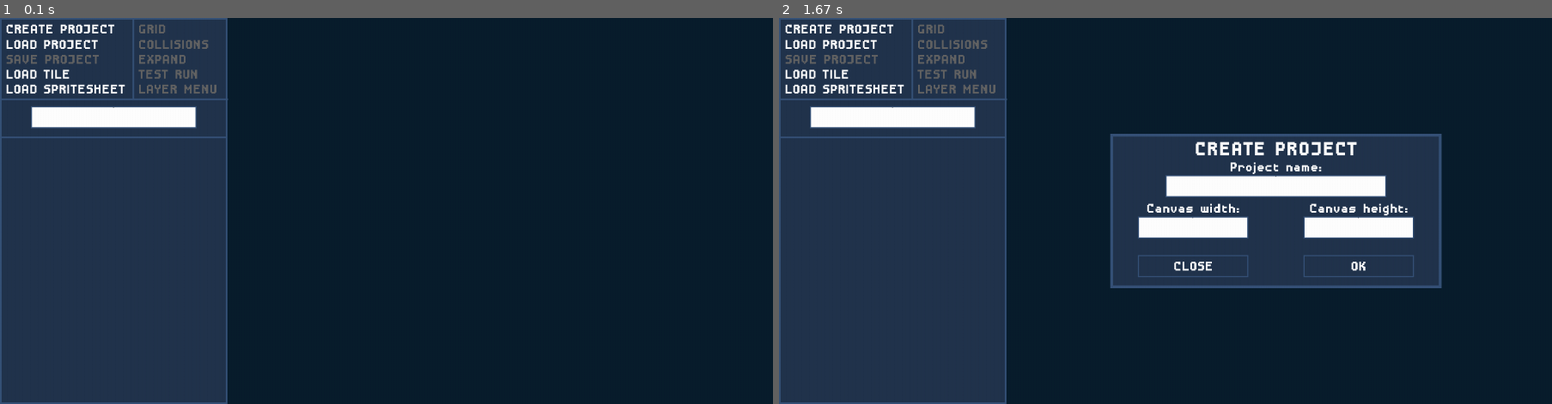
Above: before the commit, frames 1-2 (left to right).
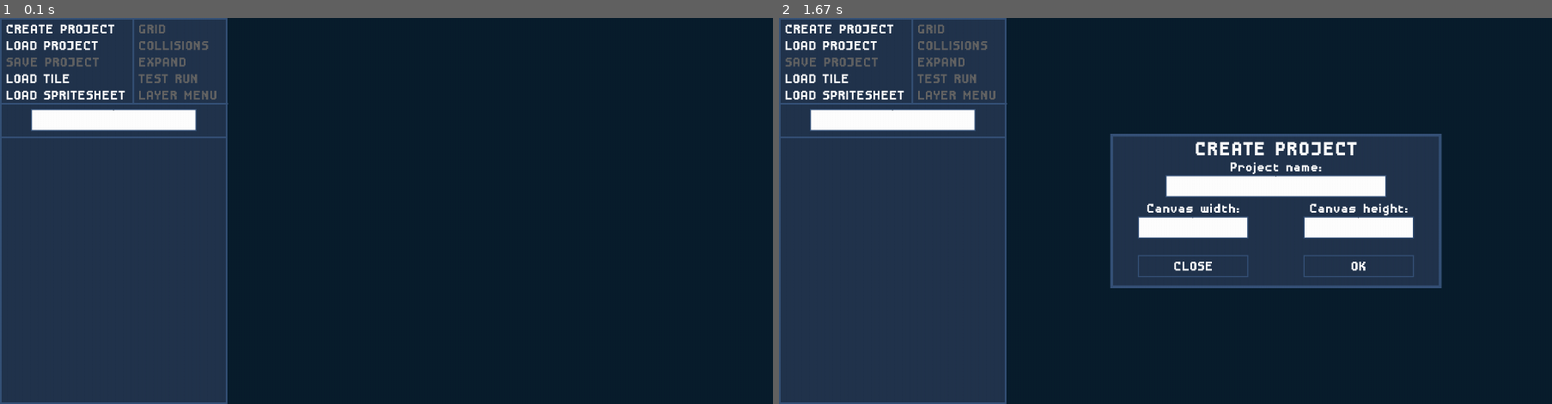
Above: after the commit, the same moments.

Repository: ImYourDope/PyGameLevelDesigner
Game: pygame game, started from main.py
The game is run twice, just before and just after one commit, with the same random seed, the same clock (stepped at 60 frames per second) and the same inputs.
Inputs:
- Up to frame 1 (0.1 s): no input
- Up to frame 2 (1.67 s): click "CREATE PROJECT" at 0.38 s

The runs differ from the first frame. In frame 1, 1.8% of the frame differs, in the area x 0-30%, y 5-30%; in frame 2, 1.8%.

Commit message:
Added collision canvas and inactive text buttons finished

Diff:
--- a/canvas.py
+++ b/canvas.py
@@ -1,8 +1,9 @@
 from enum import Enum
-
+from XMLparser import *
 from interface import Grid
 from settings import *
 from tile import Tile
+from supportfunctions import *
 
 right_arrow_cursor = None
 left_arrow_cursor = None
@@ -29,11 +30,18 @@
 
 
 def switch_canvas():
+    xml = XMLParser('main.xml')
+    layout = xml.read_dom()
     a = state_manager.get('active_canvas')
     state_manager.get('inactive_canvas').pos = state_manager.get('active_canvas').pos
     state_manager.set('active_canvas', state_manager.get('inactive_canvas'))
     state_manager.set('inactive_canvas', a)
+    if state_manager.get('main_on'):
+        text_buttons_update(layout, collision_buttons_state)
+    else:
+        text_buttons_update(layout, main_buttons_state)
     state_manager.set('main_on', not state_manager.get('main_on'))
+
 
 
 class Canvas:
--- a/layouts/projectcreate/__init__.py
+++ b/layouts/projectcreate/__init__.py
@@ -1,7 +1,7 @@
 from XMLparser import XMLParser
 from dom import layout_manager
 from canvas import *
-from layouts import expandcanvas
+from supportfunctions import *
 
 xml = XMLParser('layouts/projectcreate/projectcreate.xml')  # popup xml file
 layout = xml.read_dom()
@@ -22,12 +22,12 @@
         state_manager.set('project name', layout.get_element_by_id('input-project-name').elem.text)
         state_manager.set('project created', True)
         state_manager.set('main_on', True)
-        state_manager.get('root').onclick('collision-button', switch_canvas())
-        state_manager.get('root').onclick('expand-canvas-button', lambda _: layout_manager.push(expandcanvas))
         layout.get_element_by_id('input-project-name').elem.zero()
         layout.get_element_by_id('input-canvas-width').elem.zero()
         layout.get_element_by_id('input-canvas-height').elem.zero()
         layout_manager.pop()
+        xml = XMLParser('main.xml')
+        text_buttons_update(xml.read_dom(), main_buttons_state)
 
 
 layout.onclick('ok-create-project', create_project)
--- a/main.py
+++ b/main.py
@@ -22,10 +22,18 @@
 root.id = 'root'
 state_manager.set('spritesheets', [])
 
-root.onclick('toggle-grid', Grid.toggle_grid)
-root.onclick('create-project-button', lambda _: layout_manager.push(projectcreate))
-root.onclick('load-tiles-button', lambda _: layout_manager.push(tileloader))
-root.onclick('load-spritesheet-button', lambda _: layout_manager.push(spritesheetloader))
+root.onclick('toggle-grid', Grid.toggle_grid
+if state_manager.get('toggle-grid' + 'state') else None)
+root.onclick('create-project-button', lambda _: layout_manager.push(projectcreate)
+if state_manager.get('create-project-button' + 'state') else None)
+root.onclick('load-tiles-button', lambda _: layout_manager.push(tileloader)
+if state_manager.get('load-tiles-button' + 'state') else None)
+root.onclick('load-spritesheet-button', lambda _: layout_manager.push(spritesheetloader)
+if state_manager.get('load-spritesheet-button' + 'state') else None)
+root.onclick('collision-button', lambda _: switch_canvas()
+if state_manager.get('collision-button' + 'state') else None)
+root.onclick('expand-canvas-button', lambda _: layout_manager.push(expandcanvas)
+if state_manager.get('expand-canvas-button' + 'state') else None)
 state_manager.set('DOM tile list', root.get_element_by_id('tiles'))
 state_manager.set('root', root)
 
--- a/main.xml
+++ b/main.xml
@@ -12,7 +12,7 @@
 
     <TextButton id="load-project-button"
                 x="10"
-                y="33"
+                y="35"
                 text="LOAD PROJECT">
         <Hover position="relative"
                x="10"/>
@@ -20,7 +20,7 @@
 
     <TextButton id="save-project-button"
                 x="10"
-                y="60"
+                y="65"
                 text="SAVE PROJECT">
         <Hover position="relative"
                x="10"/>
@@ -28,7 +28,7 @@
 
     <TextButton id="load-tiles-button"
                 x="10"
-                y="87"
+                y="95"
                 text="LOAD TILE">
         <Hover position="relative"
                x="10"/>
@@ -36,7 +36,7 @@
 
     <TextButton id="load-spritesheet-button"
                 x="10"
-                y="114"
+                y="125"
                 text="LOAD SPRITESHEET">
         <Hover position="relative"
                x="10"/>
@@ -53,7 +53,7 @@
 
     <TextButton id="collision-button"
                 x="250"
-                y="33"
+                y="35"
                 text="COLLISIONS">
         <Hover position="relative"
                x="10"/>
@@ -61,7 +61,7 @@
 
     <TextButton id="expand-canvas-button"
                 x="250"
-                y="60"
+                y="65"
                 text="EXPAND">
         <Hover position="relative"
                x="10"/>
@@ -69,7 +69,7 @@
 
     <TextButton id="layer-menu-button"
                 x="250"
-                y="114"
+                y="125"
                 text="LAYER MENU">
         <Hover position="relative"
                x="10"/>
@@ -77,7 +77,7 @@
 
     <TextButton id="test-run-button"
                 x="250"
-                y="87"
+                y="95"
                 text="TEST RUN">
         <Hover position="relative"
                x="10"/>
@@ -85,7 +85,7 @@
 
     <Input id="tile-library-search-line"
            x="56"
-           y="160"
+           y="165"
            width="300"
            height="40"/>
 
--- a/settings.py
+++ b/settings.py
@@ -22,7 +22,6 @@
 default_sprite_starting_color = (255, 0, 255)
 default_sprite_ending_color = (0, 255, 255)
 spritesheet_colorkey_color = (255, 255, 255)
-
 tile_size = 64
 
 # MAIN SCREEN SETTINGS
@@ -34,7 +33,7 @@
 right_margin = 0
 
 # UI SETTINGS
-ui_separation_line = 147
+ui_separation_line = 155
 ui_buttons_separation_line = 241
 ui_main_color = (34, 52, 77)
 ui_border_color = (54, 82, 120)
--- a/supportfunctions.py
+++ b/supportfunctions.py
@@ -1,11 +1,10 @@
 from settings import *
 from state_manager import *
-from dom import layout
 
 
-def text_buttons_update(layout, boollist):
+def text_buttons_update(current_layout, boollist):
     i = 0
     for button_id in main_screen_buttons_id:
         state_manager.set(button_id+'state', boollist[i])
-        layout.get_element_by_id(button_id).elem.update()
+        current_layout.get_element_by_id(button_id).elem.update()
         i += 1
